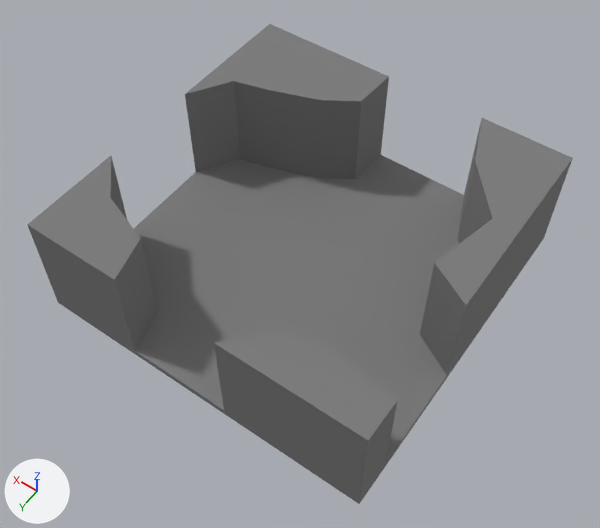
Renders of the FBX model Assets/Art/Models/Tiles/MDL_CrossWay_1.fbx from each side of a commit.
Both versions are drawn from a 50 mm lens placed at (-12.5, 18.0, 28.4), pointed at (-0.3, 1.0, 1.7). Every picture has the same lights, and +X, +Y and +Z are marked at lower left. The first picture is the older version. Where no turn or scale is listed for an object, it has been applied to the vertices.

The first picture shows 'Floor', 'cross1_wall1', 'cross1_wall2', 'cross1_wall3', 'cross1_wall4'.
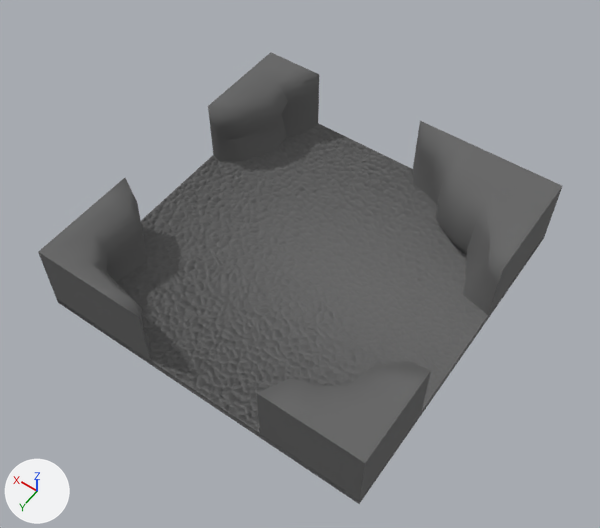
The newer file is also rescaled (x1.667) as a whole; pictures and numbers use the older file's frame.

The change, as a diff of the scene's bpy script:
```diff
--- a/Assets/Art/Models/Tiles/MDL_CrossWay_1.fbx.py
+++ b/Assets/Art/Models/Tiles/MDL_CrossWay_1.fbx.py
@@ img_tex_floor_normal_png @@
+img_tex_floor_normal_png = load_image('TEX_Floor_Normal.png', '../../Textures/Tiles/TEX_Floor_Normal.png', 2048, 2048, 'Non-Color')
@@ mat_floor @@
+mat_floor = bpy.data.materials.new('Floor')
+# colours: dark grey #666666
+# uses the picture img_tex_floor_normal_png
@@ mat_wall @@
+mat_wall = principled_material('Wall')
+mat_wall.base_color = (0.134, 0.134, 0.134)  # dark grey #666666
+mat_wall.roughness = 1.0
@@ me_cube @@
 # used by ob_floor; location = (0.0, 0.0, 0.0)
-me_cube.from_pydata(...)  # 8 vertices, 6 faces; spans x -7.5..7.5, y -7.5..7.5, z 0.0..0.3
+me_cube.from_pydata(...)  # 8 vertices, 6 faces; spans x -7.5..7.5, y -7.5..7.5, z 0.0..0.4
+# me_cube part 1: 6 faces spanning x -7.5..7.5, y -7.5..7.5, z 0.0..0.4 switch from mat_grey (grey #7b7b7b) to mat_floor
+# edits to the shape of me_cube do not show in these pictures
@@ me_cube_036 @@
+me_cube_036.from_pydata(...)  # 56 vertices, 54 faces; spans x 2.28..7.5, y 2.6..7.5, z 0.37..3.39
+me_cube_036.materials.append(mat_wall)  # dark grey #666666
@@ me_cube_038 @@
+me_cube_038.from_pydata(...)  # 72 vertices, 70 faces; spans x -7.5..-0.72, y -7.5..-2.11, z 0.37..3.39
+me_cube_038.materials.append(mat_wall)  # dark grey #666666
@@ me_cube_037 @@
+me_cube_037.from_pydata(...)  # 48 vertices, 46 faces; spans x -7.5..-3.12, y 3.29..7.5, z 0.37..3.39
+me_cube_037.materials.append(mat_wall)  # dark grey #666666
@@ me_cube_035 @@
+me_cube_035.from_pydata(...)  # 48 vertices, 46 faces; spans x 4.68..7.5, y -7.5..-2.56, z 0.37..3.39
+me_cube_035.materials.append(mat_wall)  # dark grey #666666
@@ ob_cross1_wall4 @@
-ob_cross1_wall4 = bpy.data.objects.new('cross1_wall4', me_cube_025)
-ob_cross1_wall4.location = (-0.07, 0.0, 0.0)
@@ ob_cross1_wall1 @@
-ob_cross1_wall1 = bpy.data.objects.new('cross1_wall1', me_cube_016)
-ob_cross1_wall1.location = (-0.07, 0.0, 0.0)
@@ ob_cross1_wall2 @@
-ob_cross1_wall2 = bpy.data.objects.new('cross1_wall2', me_cube_019)
-ob_cross1_wall2.location = (-0.07, 0.0, 0.0)
@@ ob_cross1_wall3 @@
-ob_cross1_wall3 = bpy.data.objects.new('cross1_wall3', me_cube_024)
-ob_cross1_wall3.location = (-0.07, 0.0, 0.0)
@@ ob_crossway1_wall2 @@
+ob_crossway1_wall2 = bpy.data.objects.new('Crossway1_Wall2', me_cube_036)
+ob_crossway1_wall2.location = (0.0, 0.0, 0.0)
@@ ob_crossway1_wall4 @@
+ob_crossway1_wall4 = bpy.data.objects.new('Crossway1_Wall4', me_cube_038)
+ob_crossway1_wall4.location = (0.0, 0.0, 0.0)
@@ ob_crossway1_wall3 @@
+ob_crossway1_wall3 = bpy.data.objects.new('Crossway1_Wall3', me_cube_037)
+ob_crossway1_wall3.location = (0.0, 0.0, 0.0)
@@ ob_crossway1_wall1 @@
+ob_crossway1_wall1 = bpy.data.objects.new('Crossway1_Wall1', me_cube_035)
+ob_crossway1_wall1.location = (0.0, 0.0, 0.0)
```

What differs and where, as boxes [x1, y1, x2, y2] in the pictures (600 x 528 px):
'Floor', reshaped: before [57, 155, 545, 504]; after [56, 123, 546, 504]
'cross1_wall3', deleted: before [185, 24, 389, 179]
'cross1_wall1', deleted: before [214, 331, 398, 501]
'cross1_wall4', deleted: before [420, 118, 573, 375]
'Crossway1_Wall4', added: after [413, 121, 562, 315]
'Crossway1_Wall3', added: after [257, 362, 431, 500]
'cross1_wall2', deleted: before [27, 156, 158, 351]
'Crossway1_Wall2', added: after [38, 178, 150, 360]
'Crossway1_Wall1', added: after [208, 52, 319, 161]
